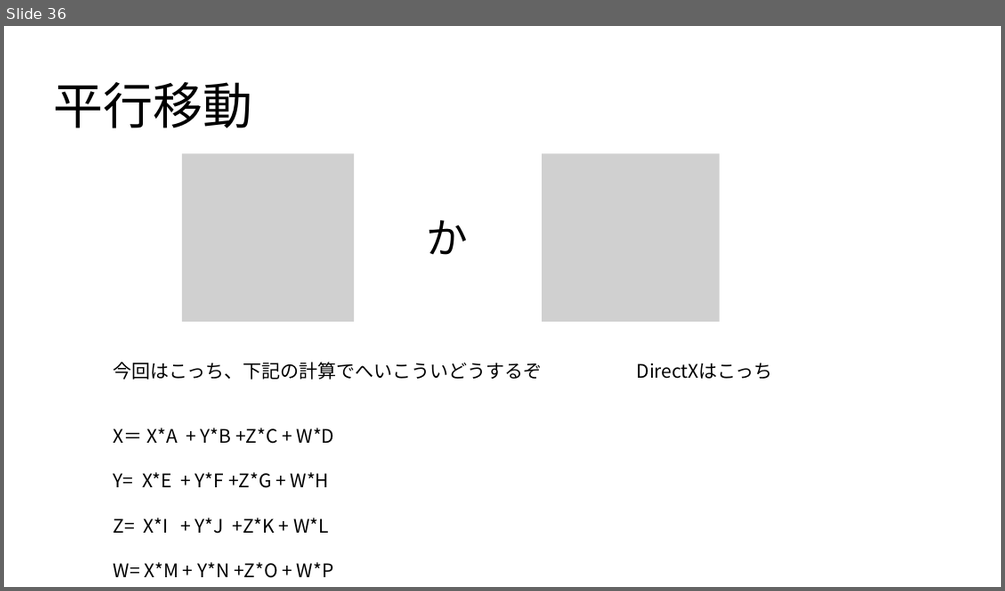
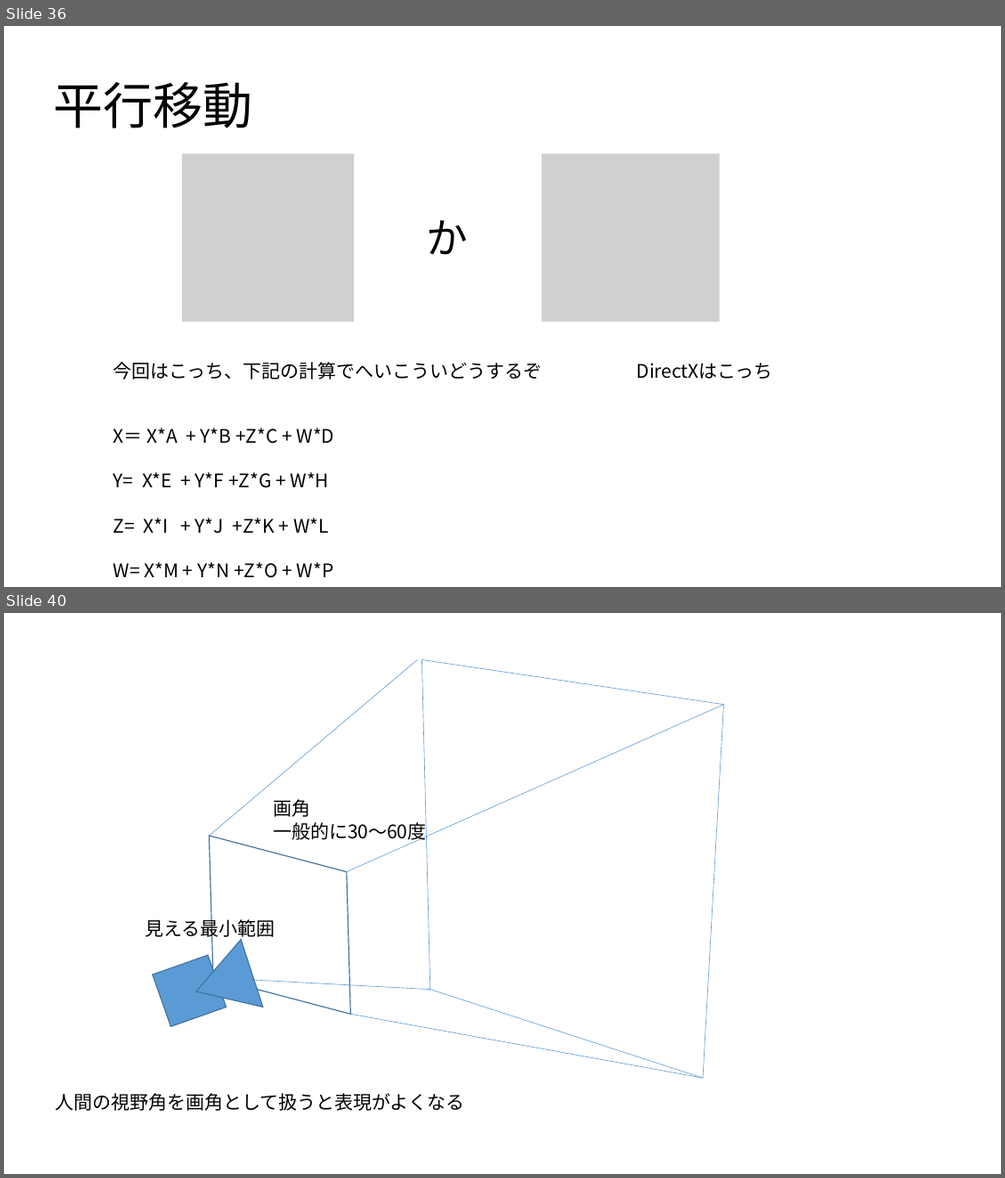
Before and after one commit to UMA729/MySchoolDatas, a slide deck: ゲ数Ⅱ/ゲーム数学.pptx. Shown one above the other, each under a label of ours: slide 36 before the commit, slides 36 and 40 after it; the slides between them are not shown. The pictures are 1005x591 and 1005x1178 pixels, drawn with LibreOffice and Linux fonts; fonts in the diff are those of the drawing; grey boxes stand for pictures. Boxes give left, top, right and bottom in pixels: in the first picture for what was removed or moved away, otherwise in the second. Text is boxed around its words. In the diff, an @@ line names an element or a change of style, - is before the commit and + after.

```diff
--- a/ゲ数Ⅱ/ゲーム数学.pptx
+++ b/ゲ数Ⅱ/ゲーム数学.pptx
@@ slide 40 added at (x1=4, y1=613, x2=1001, y2=1174), background #FFFFFF @@
@@ line added from (209, 835) to (418, 659), #5B9BD5 0.5 pt @@
@@ line added from (430, 990) to (422, 660), #5B9BD5 0.5 pt @@
@@ line added from (422, 660) to (723, 705), #5B9BD5 0.5 pt @@
@@ line added from (347, 872) to (723, 705), #5B9BD5 0.5 pt @@
@@ line added from (704, 1078) to (723, 705), #5B9BD5 0.5 pt @@
@@ diamond added at (x1=143, y1=783, x2=417, y2=1067), outline #43739E 1 pt @@
@@ text added at (x1=273, y1=799, x2=427, y2=843), 18 pt, text #000000 @@
+画角
+一般的に30～60度
@@ text added at (x1=146, y1=917, x2=275, y2=941), 18 pt, text #000000 @@
+見える最小範囲
@@ rectangle added at (x1=153, y1=955, x2=226, y2=1027), fill #5B9BD5, outline #43739E 1 pt @@
@@ triangle added at (x1=186, y1=940, x2=263, y2=1025), fill #5B9BD5, outline #43739E 1 pt @@
@@ line added from (213, 978) to (430, 989), #5B9BD5 0.5 pt @@
@@ line added from (704, 1078) to (430, 989), #5B9BD5 0.5 pt @@
@@ line added from (351, 1013) to (704, 1078), #5B9BD5 0.5 pt @@
@@ text added at (x1=55, y1=1093, x2=464, y2=1111), 18 pt, text #000000 @@
+人間の視野角を画角として扱うと表現がよくなる
```
Also in this commit, not shown: 1 slide changed, 10 other slides added, 27 other files.
